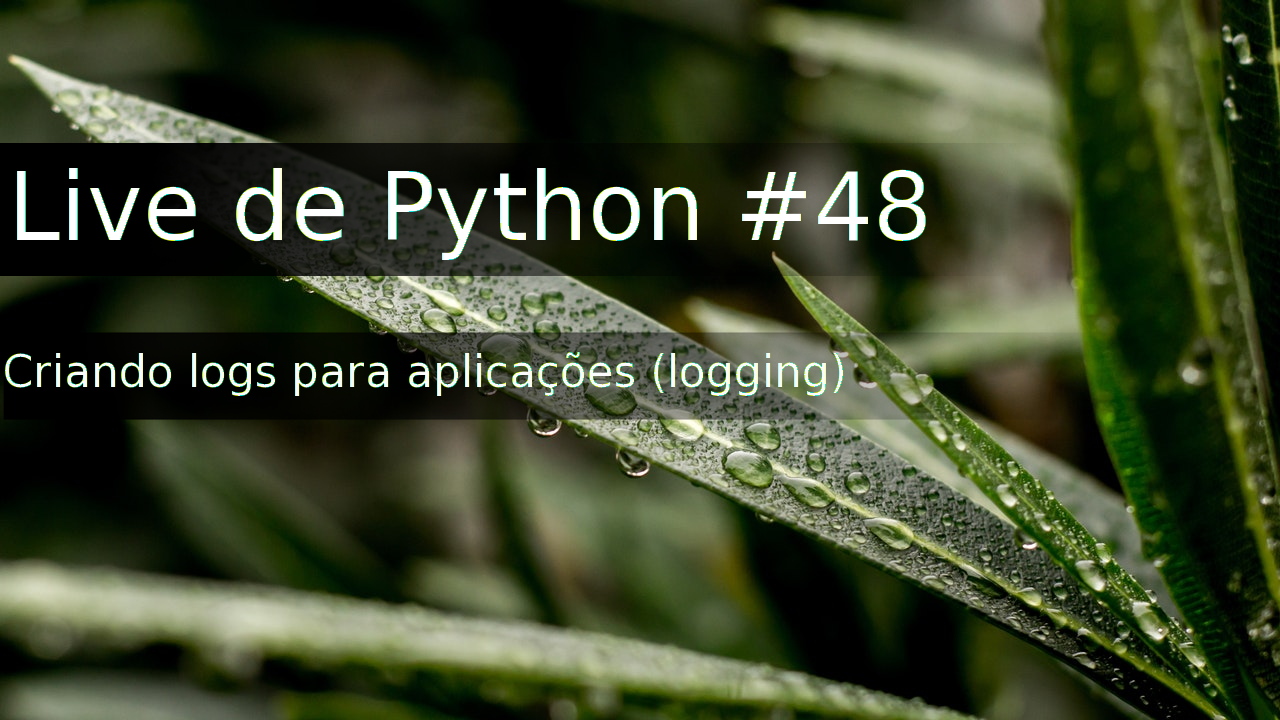
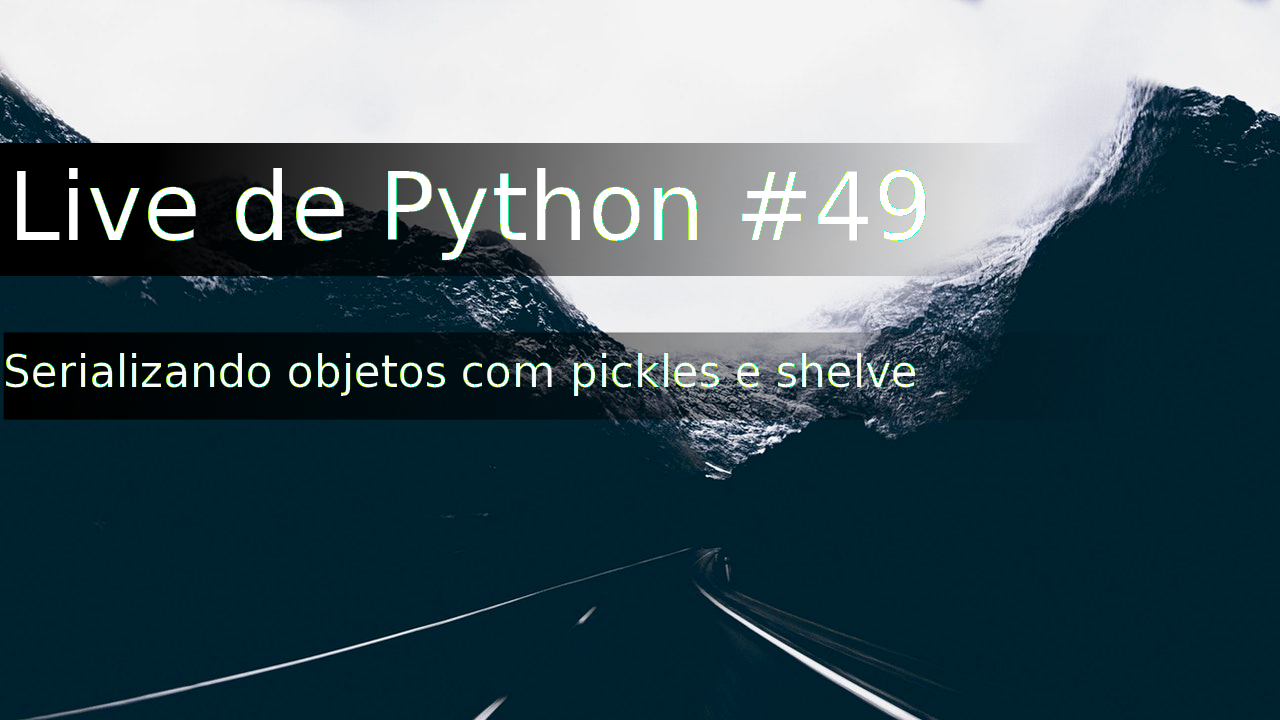
Before/after of a 1280×720 layered artwork. What changed in the layer stack:
renamed "Criando logs para aplicações (..." to "Serializando objetos com pickl...", painted on it over [5, 352, 916, 396]
renamed "Live de Python #48" to "Live de Python #49", painted on it over [148, 168, 926, 260]
renamed "pexels-photo-1033922.jpeg" to "pexels-photo-696680.jpeg", painted on it over [0, 0, 1280, 720]
